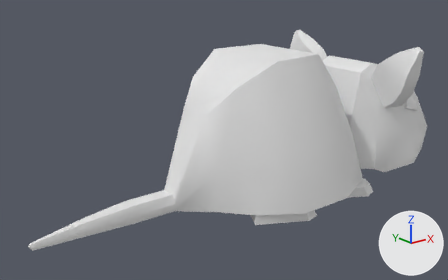
Two versions of the FBX model assets/animal/rat/rat_animation.fbx, one commit apart.
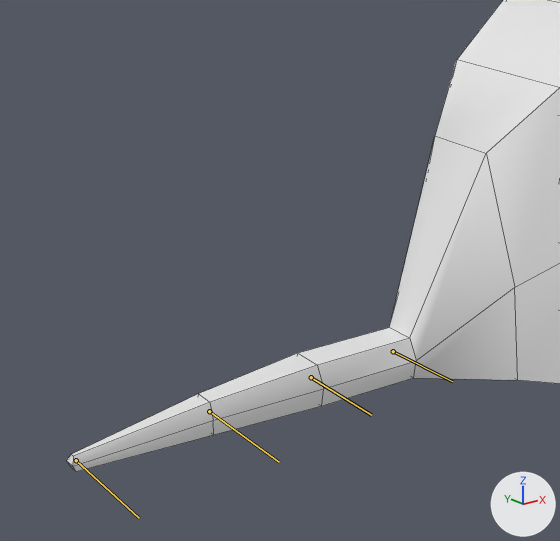
Each version is shown whole from a camera (50 mm lens) standing at (-0.00678, -0.00766, 0.00415) and looking at (-0.00033, 0.0004, 0.00092), then close up on the part from 0% to 53% of the width and 19% to 100% of the height. Arrows for +X, +Y and +Z are at lower right; the lights stay in place. Both versions are drawn at frame 34 of the action 'walk'; the numbers are the values there. The bones that bend it are drawn over the model as lines in the close-ups. The close-ups show mesh edges as thin lines.

In view in the first close-up: 'rat_animation'.
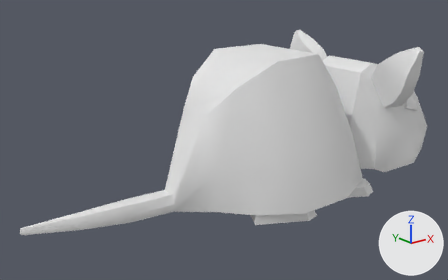
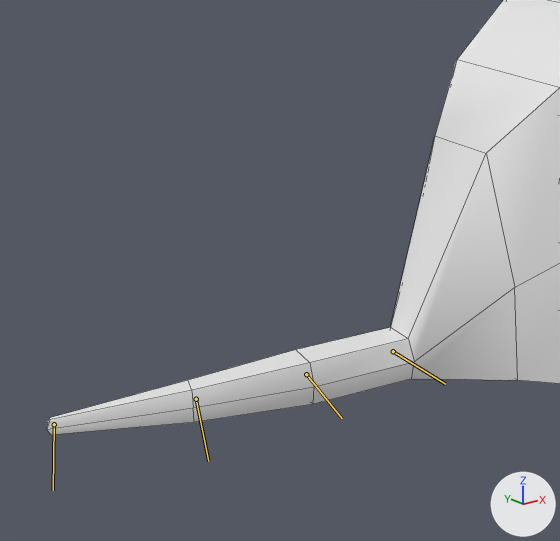
Pixel boxes (x1, y1, x2, y2) of what changed, in the close-ups (560 x 541 px):
'rat_animation', posed
    before: (67, 0, 560, 472)
    after: (47, 0, 560, 435)
bone 'chain_bone2', root to tip
    before: (393, 351) to (452, 381)
    after: (393, 351) to (445, 384)
bone 'chain_bone3', root to tip
    before: (311, 377) to (371, 415)
    after: (306, 374) to (342, 418)
bone 'chain_bone4', root to tip
    before: (209, 411) to (279, 462)
    after: (196, 399) to (208, 461)

The change in detail:
Bone 'chain_bone2' (bone_chain_bone2) turns from (0, 0, 0) to (-5, 0, 0) degrees about its own x, y and z.
Bone 'chain_bone3' (bone_chain_bone3) turns from (0, 0, 0) to (-8, 0, 0) degrees about its own x, y and z.
Bone 'chain_bone4' (bone_chain_bone4) turns from (0, 0, 0) to (-9, 0, 0) degrees about its own x, y and z.
